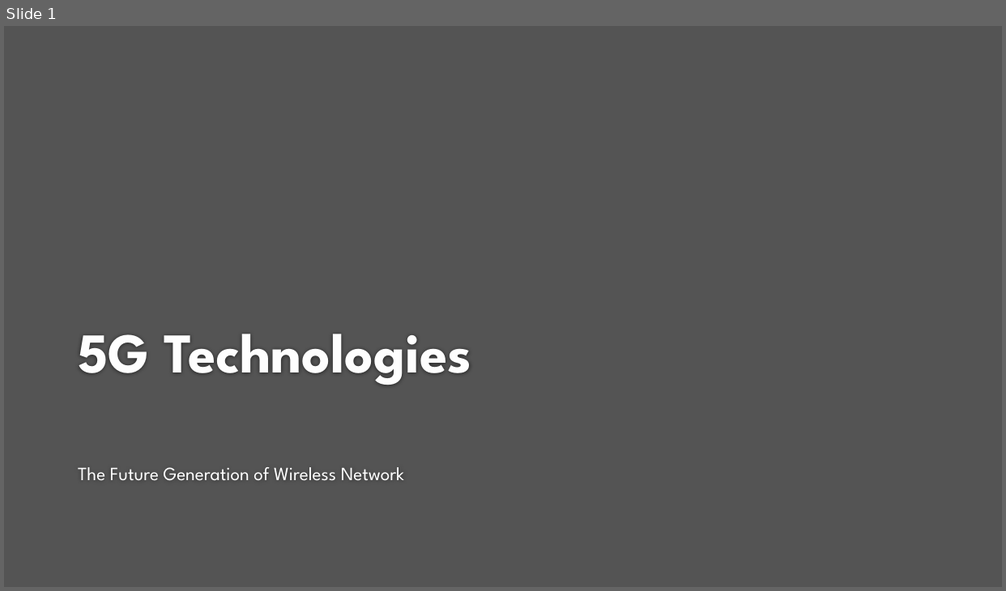
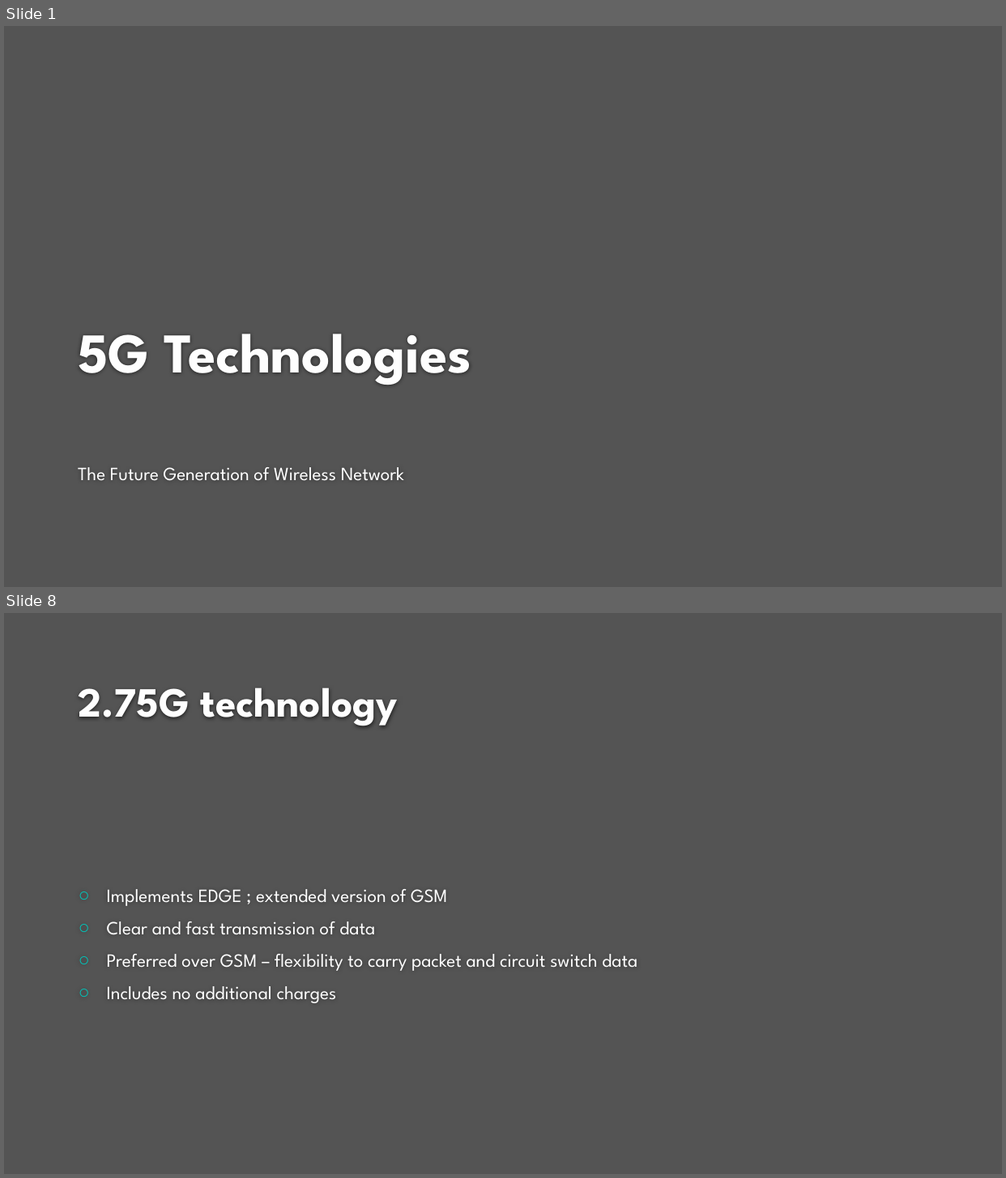
Before and after one commit to hackergirl1/5G-Presentation-, a slide deck: 5G Technologies.pptx. Shown one above the other, each under a label of ours: slide 1 before the commit, slides 1 and 8 after it; the slides between them are not shown. The pictures are 1006x591 and 1006x1178 pixels, drawn with LibreOffice and Linux fonts; fonts in the diff are those of the drawing; background and template pictures are left out. Boxes give left, top, right and bottom in pixels: in the first picture for what was removed or moved away, otherwise in the second. Text is boxed around its words. In the diff, an @@ line names an element or a change of style, - is before the commit and + after.

```diff
--- a/5G Technologies.pptx
+++ b/5G Technologies.pptx
@@ slide 8 added at (x1=4, y1=613, x2=1002, y2=1174), background #212121 at 77% opacity @@
@@ title added at (x1=78, y1=688, x2=398, y2=726), 40 pt, text #FEFEFE, bold @@
+2.75G technology
@@ text added at (x1=107, y1=889, x2=637, y2=1003), 18 pt, text #FFFFFF @@
+○ Implements EDGE ; extended version of GSM
+○ Clear and fast transmission of data
+○ Preferred over GSM – flexibility to carry packet and circuit switch data
+○ Includes no additional charges
```
Also in this commit, not shown: 1 slide changed, 10 other slides added, 1 slide removed.
